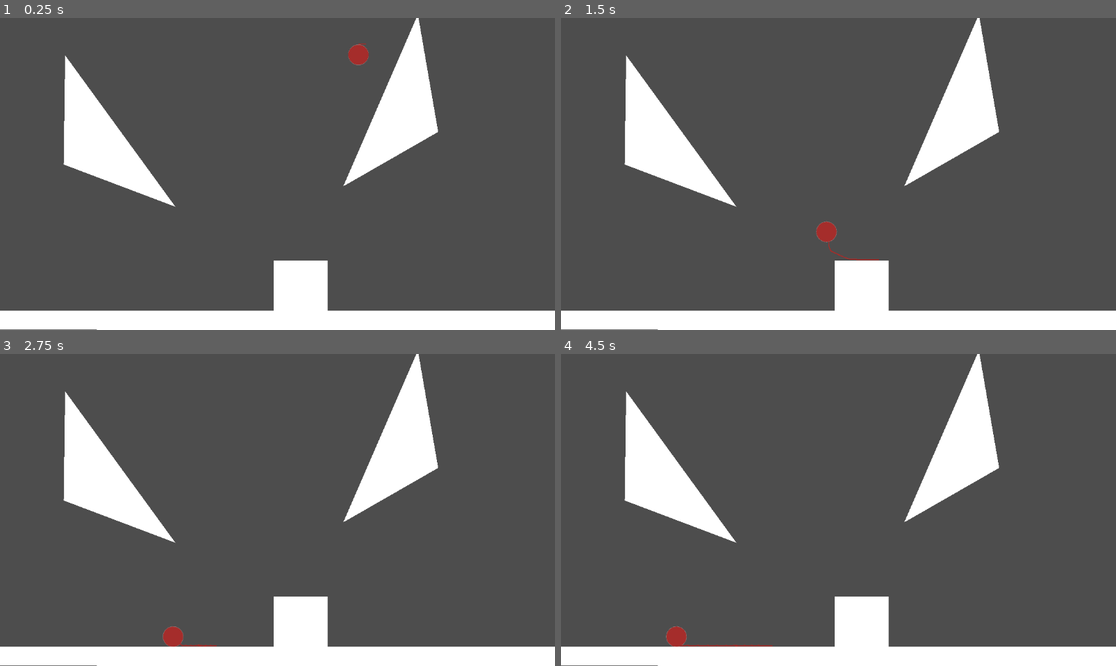
Above: before the commit, frames 1-4 (two rows, left to right).
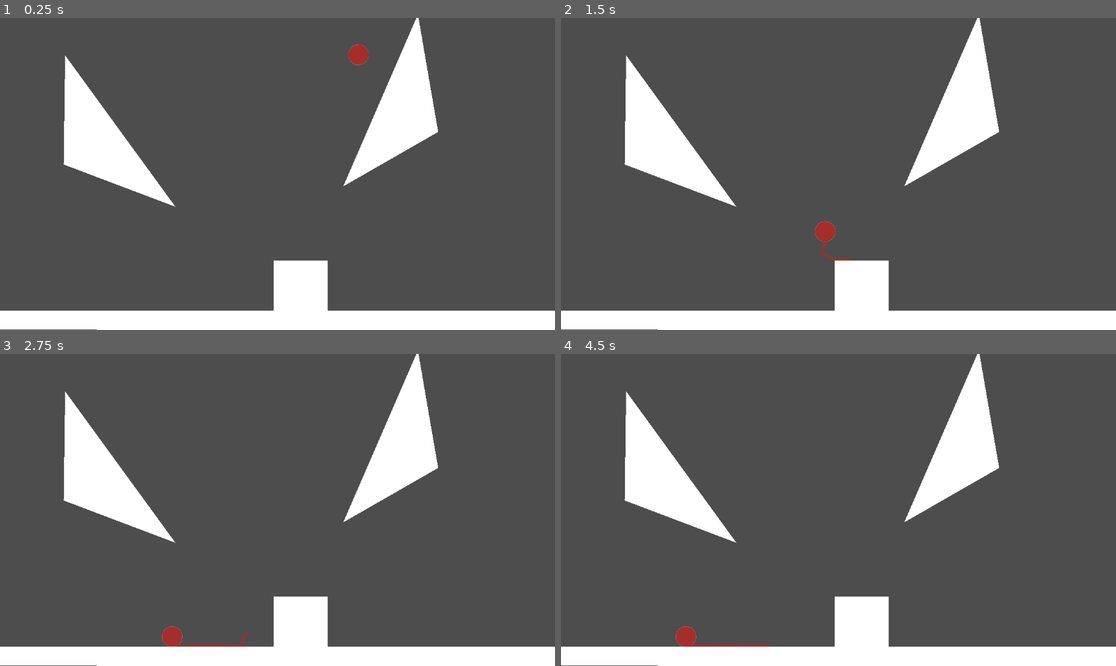
Above: after the commit, the same moments.

Repository: Musa-E/CS422---Group-Project
Game: Godot game, scene res://Yarn/TestYarnScene.tscn
The game is run twice, just before and just after one commit, with the same random seed, the same clock (stepped at 60 frames per second) and the same inputs.
Inputs (mouse positions are in pixels of both pictures, inside the frame that each line leads up to):
- Up to frame 1 (0.25 s): no input
- Up to frame 2 (1.5 s): tap Enter (ui_accept) at 0.5, 0.77 s; move the mouse to (960, 158) at 0.52 s; hold Right (ui_right) from 0.53 s (still down); click (960, 158) at 0.67 s; move the mouse to (727, 189) at 1.27 s
- Up to frame 3 (2.75 s): tap Enter (ui_accept) at 1.52 s; move the mouse to (333, 441) at 2.02 s; release Right (ui_right) at 2.03 s; hold Left (ui_left) from 2.03 s (still down)
- Up to frame 4 (4.5 s): move the mouse to (810, 572) at 2.77 s; release Left (ui_left) at 2.78 s; hold Right (ui_right) 2.78-4.28 s; click (810, 572) at 2.92 s; tap Enter (ui_accept) at 3.02, 3.77 s; move the mouse to (1005, 556) at 3.52 s; move the mouse to (672, 463) at 4.27 s; hold Left (ui_left) from 4.28 s (still down)

The runs differ from the first frame. In frame 1, less than 0.1% of the frame differs, in the area x 64-66%, y 8-9%; in frame 2, 0.1%; in frame 3, 0.1%; in frame 4, 0.3%, in the area x 18-39%, y 87-94%.

Commit message:
Updated how often rope segments produce

Diff:
--- a/catandyarn/Yarn/RopeSegment.tscn
+++ b/catandyarn/Yarn/RopeSegment.tscn
@@ -46,6 +46,8 @@
 size = Vector2(4, 4)
 
 [node name="SoftBody2D" type="Polygon2D"]
+position = Vector2(0, -2)
+scale = Vector2(0.5, 2)
 color = Color(0.647059, 0.176471, 0.168627, 1)
 texture = ExtResource("1_a4hv1")
 skeleton = NodePath("Skeleton2D")
--- a/catandyarn/Yarn/Yarn.tscn
+++ b/catandyarn/Yarn/Yarn.tscn
@@ -19,7 +19,7 @@
 [node name="YarnRoot" type="Node2D" node_paths=PackedStringArray("joint_parent")]
 script = ExtResource("1_2qhvn")
 rope_segment_scene = ExtResource("3_fcxrx")
-rope_segment_length = 5.0
+rope_segment_length = 8.0
 rope_segment_height = 1.0
 joint_parent = NodePath("Joint")
 
--- a/catandyarn/Yarn/yarn.gd
+++ b/catandyarn/Yarn/yarn.gd
@@ -49,12 +49,15 @@
 	#        too small / there are not enough segments being created for how fast
 	#        the ball is rolling
 	var angle = yarn_body_component.rotation
-	var arc_len = abs((angle - last_rotation)) * 2 * PI
-	print(angle - last_rotation)
-	var createNewSegment = (arc_len >= rope_segment_length * 2)
+	var arc_len = (angle - last_rotation) * 2 * PI
+	var createNewSegment = (arc_len >= rope_segment_length || arc_len <= -rope_segment_length)
 
 	if createNewSegment:
+		# add a new segment to the rope
 		debug_segments += 1
 		print("Created new rope segment ", debug_segments)
 		last_rotation = yarn_body_component.rotation
 		create_new_rope_segment()
+
+		# todo:: make the rope smaller with more yarn segments
+		#yarn_body_component.
